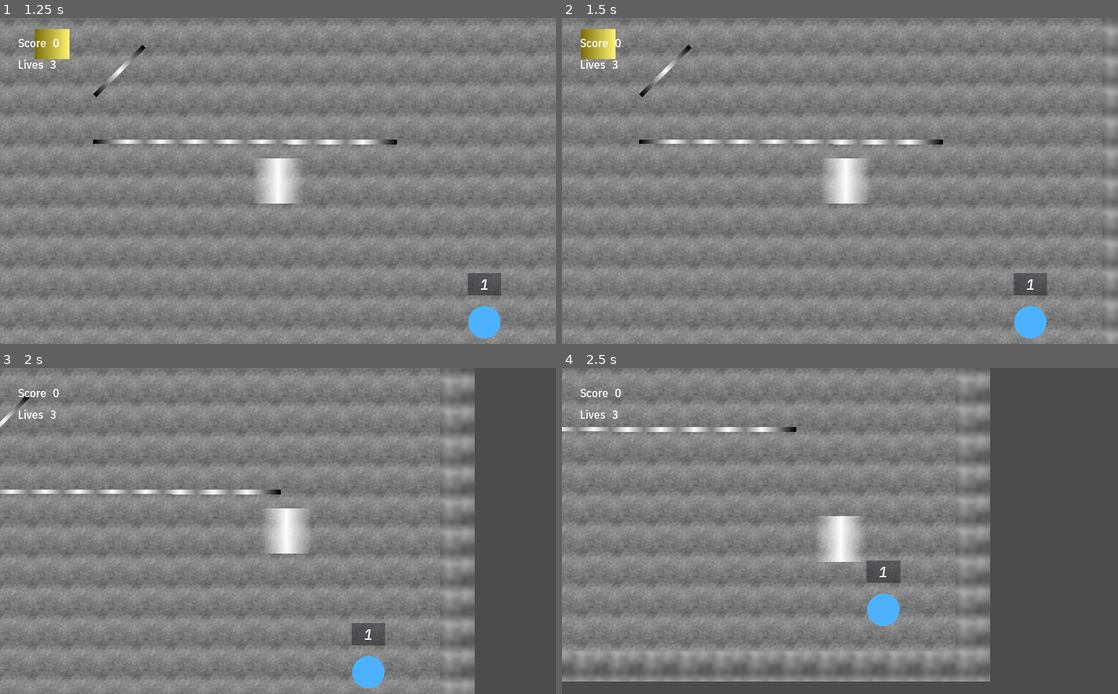
Above: before the commit, frames 1-4 (two rows, left to right).
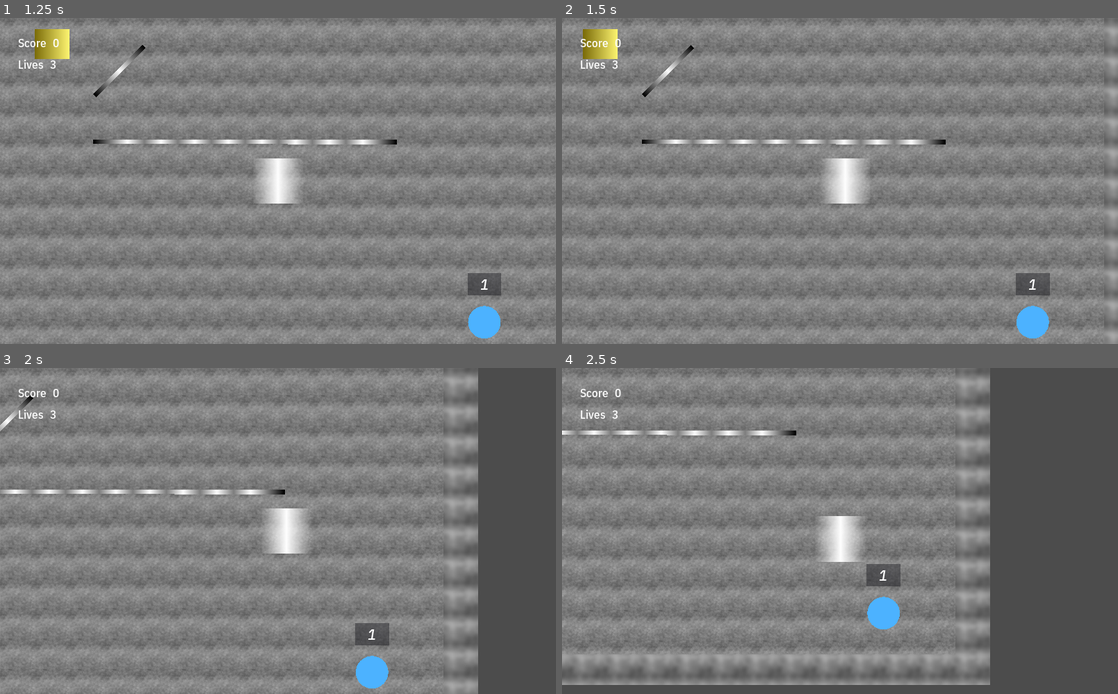
Above: after the commit, the same moments.

Repository: Calinou/escape-space
Game: Godot game, scene res://menu/main.tscn
The game is run twice, just before and just after one commit, with the same random seed, the same clock (stepped at 60 frames per second) and the same inputs.
Inputs:
- Up to frame 1 (1.25 s): click "Play" at 0.5 s
- Up to frame 2 (1.5 s): tap Enter at 1.25 s; hold Right (move_right) from 1.28 s (still down)
- Up to frame 3 (2 s): keep holding Right (move_right)
- Up to frame 4 (2.5 s): release Right (move_right) at 2.03 s; hold Down (move_down) from 2.03 s (still down)

Frame 1 is identical in both runs. In frame 2, 1.8% of the frame differs, in the area x 0-98%, y 1-100%; in frame 3, 2.7%; in frame 4, 5.5%, in the area x 0-77%, y 0-98%.

Commit message:
Use a RigidBody2D for the paddle

Diff:
--- a/game/paddle/paddle.gd
+++ b/game/paddle/paddle.gd
@@ -1,7 +1,7 @@
 # Copyright © 2018 Hugo Locurcio and contributors - MIT License
 # See `LICENSE.md` included in the source distribution for details.
 
-extends KinematicBody2D
+extends RigidBody2D
 class_name Paddle
 
 # Acceleration
@@ -13,17 +13,17 @@
 
 var motion := Vector2()
 
-func _physics_process(delta: float) -> void:
+func _integrate_forces(state: Physics2DDirectBodyState) -> void:
 	if Input.is_action_pressed("move_up"):
-		motion.y -= ACCELERATION * delta
+		motion.y -= ACCELERATION * state.step
 	elif Input.is_action_pressed("move_down"):
-		motion.y += ACCELERATION * delta
+		motion.y += ACCELERATION * state.step
 
 	if Input.is_action_pressed("move_left"):
-		motion.x -= ACCELERATION * delta
+		motion.x -= ACCELERATION * state.step
 	elif Input.is_action_pressed("move_right"):
-		motion.x += ACCELERATION * delta
+		motion.x += ACCELERATION * state.step
 
 	motion *= FRICTION
 
-	move_and_slide(motion)
+	linear_velocity = motion
--- a/game/paddle/paddle.tscn
+++ b/game/paddle/paddle.tscn
@@ -1,6 +1,13 @@
-[gd_scene load_steps=5 format=2]
+[gd_scene load_steps=6 format=2]
 
 [ext_resource path="res://game/paddle/paddle.gd" type="Script" id=1]
+
+[sub_resource type="PhysicsMaterial" id=4]
+
+friction = 0.0
+rough = false
+bounce = 0.0
+absorbent = false
 
 [sub_resource type="RectangleShape2D" id=1]
 
@@ -18,12 +25,24 @@
 gradient = SubResource( 2 )
 width = 96
 
-[node name="Paddle" type="KinematicBody2D"]
+[node name="Paddle" type="RigidBody2D"]
 input_pickable = false
 collision_layer = 4
 collision_mask = 1
-collision/safe_margin = 0.08
-motion/sync_to_physics = false
+mode = 2
+mass = 65535.0
+physics_material_override = SubResource( 4 )
+gravity_scale = 1.0
+custom_integrator = true
+continuous_cd = 0
+contacts_reported = 0
+contact_monitor = false
+sleeping = false
+can_sleep = true
+linear_velocity = Vector2( 0, 0 )
+linear_damp = -1.0
+angular_velocity = 0.0
+angular_damp = -1.0
 script = ExtResource( 1 )
 
 [node name="CollisionShape2D" type="CollisionShape2D" parent="."]
--- a/project.godot
+++ b/project.godot
@@ -44,7 +44,7 @@
 "language": "GDScript",
 "path": "res://game/item/item.gd"
 }, {
-"base": "KinematicBody2D",
+"base": "RigidBody2D",
 "class": "Paddle",
 "language": "GDScript",
 "path": "res://game/paddle/paddle.gd"
